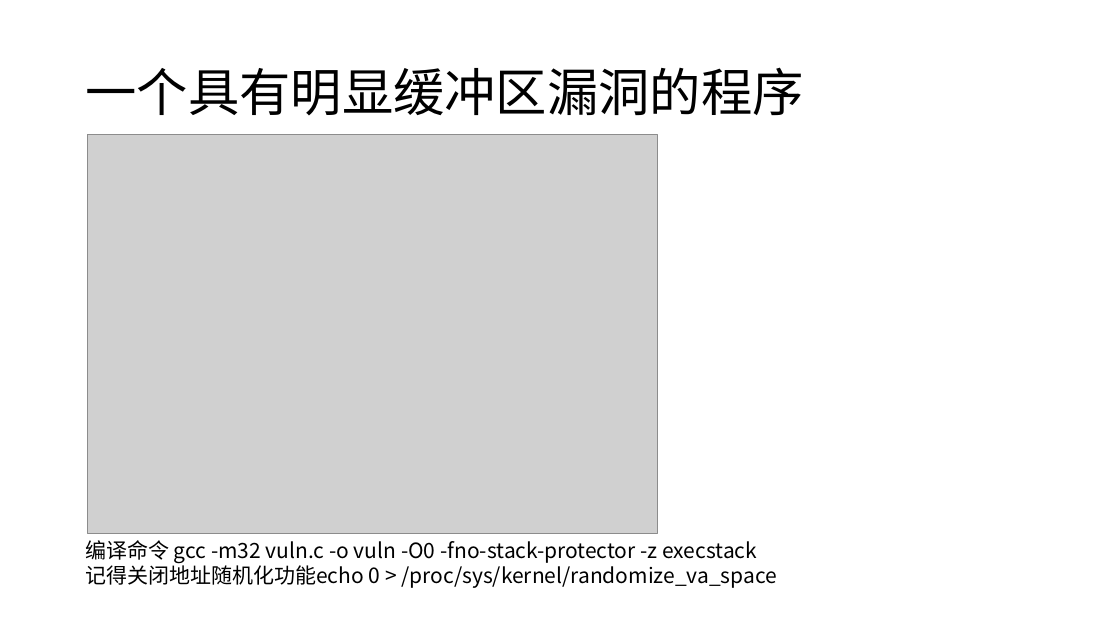
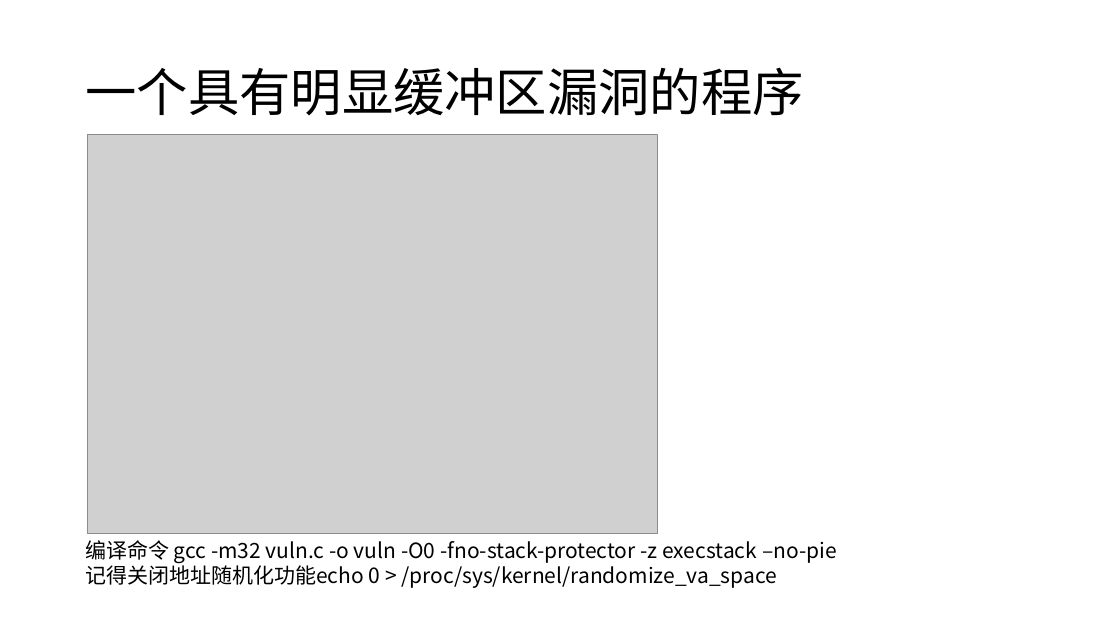
Before and after one commit to jnsec/reverse, a slide deck: slide 11 of meetings/2018-2019 Semester1/week1/初识Pwn_最基础的攻击方法.pptx. Drawn at 1120x630 pixels with LibreOffice and Linux fonts; fonts in the diff are those of the drawing; grey boxes stand for pictures. Boxes give left, top, right and bottom in pixels: in the first picture for what was removed or moved away, otherwise in the second. Text is boxed around its words. In the diff, an @@ line names an element or a change of style, - is before the commit and + after.

Commit message:
修改编译参数 以便无需开启ASLR

```diff
--- a/meetings/2018-2019 Semester1/week1/初识Pwn_最基础的攻击方法.pptx
+++ b/meetings/2018-2019 Semester1/week1/初识Pwn_最基础的攻击方法.pptx
@@ text at [85,540,837,563]: text changed @@
-编译命令 gcc -m32 vuln.c -o vuln -O0 -fno-stack-protector -z execstack
+编译命令 gcc -m32 vuln.c -o vuln -O0 -fno-stack-protector -z execstack –no-pie
```
